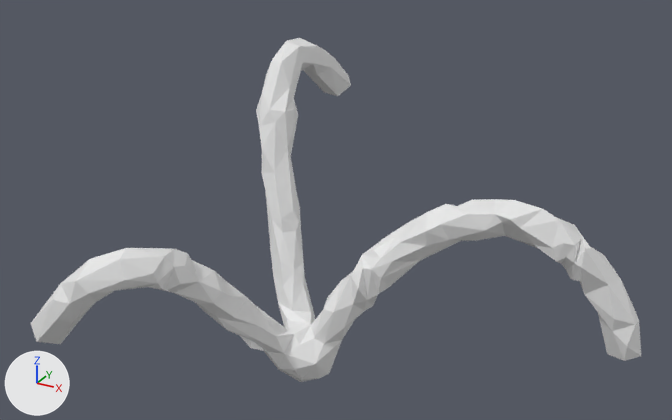
Two versions of the OBJ model thehive/assets/Models/INT8_T/133.obj, one commit apart.
The view is the same before and after, from a 50 mm camera at (125.5, -221.4, 123.5) aimed at (4.9, -2.1, 13.9). Lighting does not change. The marker at lower left points along +X, +Y and +Z. Where no turn or scale is listed for an object, it has been applied to the vertices.

The first picture shows 'ZBrushPolyMesh3D.001'.
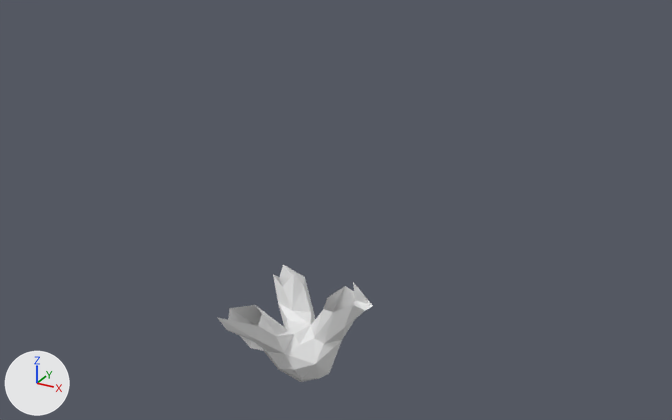
What differs and where, as boxes [x1, y1, x2, y2] in the pictures (672 x 420 px):
'ZBrushPolyMesh3D.001', reshaped (74% narrower, 66% shorter): before [31, 38, 641, 382]; after [218, 265, 373, 382]
part 1 of me_zbrushpolymesh3d_001, deleted: before [31, 248, 262, 344]
part 2 of me_zbrushpolymesh3d_001, deleted: before [256, 38, 351, 286]
part 3 of me_zbrushpolymesh3d_001, deleted: before [324, 199, 641, 361]

What changed in the scene script:
```text
Change me_zbrushpolymesh3d_001:
    used by ob_zbrushpolymesh3d_001; location = (0.0, 0.0, 0.0)
    remove me_zbrushpolymesh3d_001.from_pydata(...)  # 352 vertices, 700 faces; spans x -62.0..92.0, y -65.0..61.0, z -47.0..52.0
    add me_zbrushpolymesh3d_001.from_pydata(...)  # 77 vertices, 133 faces; spans x -23.0..15.0, y -32.0..12.0, z -47.0..-13.0
    me_zbrushpolymesh3d_001 part 1
    64 vertices are removed from x -62.0..-14.0, y -65.0..-18.0, z -19.0..15.0
    132 faces are deleted
    me_zbrushpolymesh3d_001 part 2
    92 vertices are removed from x -36.0..-13.0, y 3.0..61.0, z -14.0..52.0
    190 faces are deleted
    me_zbrushpolymesh3d_001 part 3
    119 vertices are removed from x 6.0..92.0, y -5.0..30.0, z -26.0..20.0
    245 faces are deleted
```
